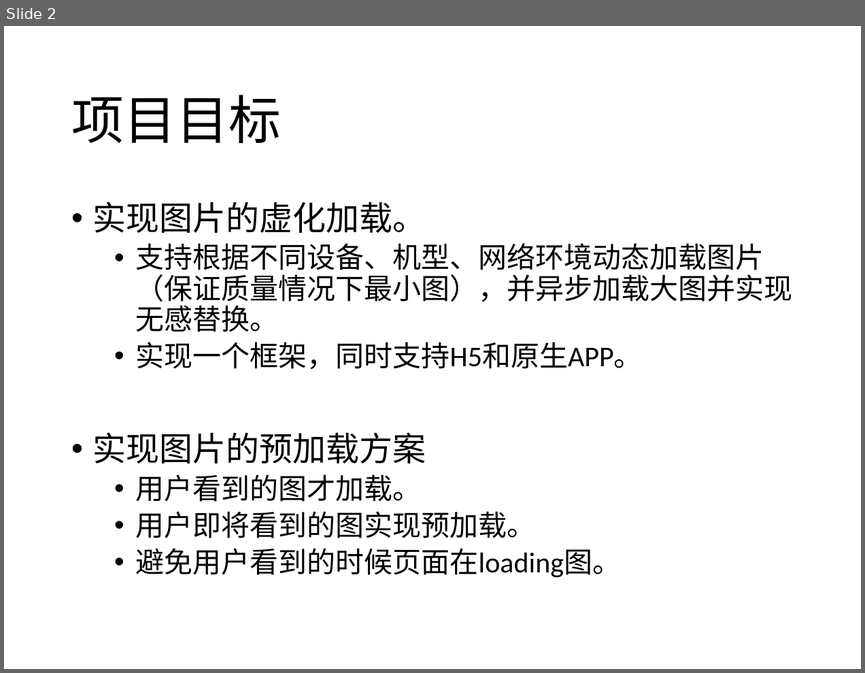
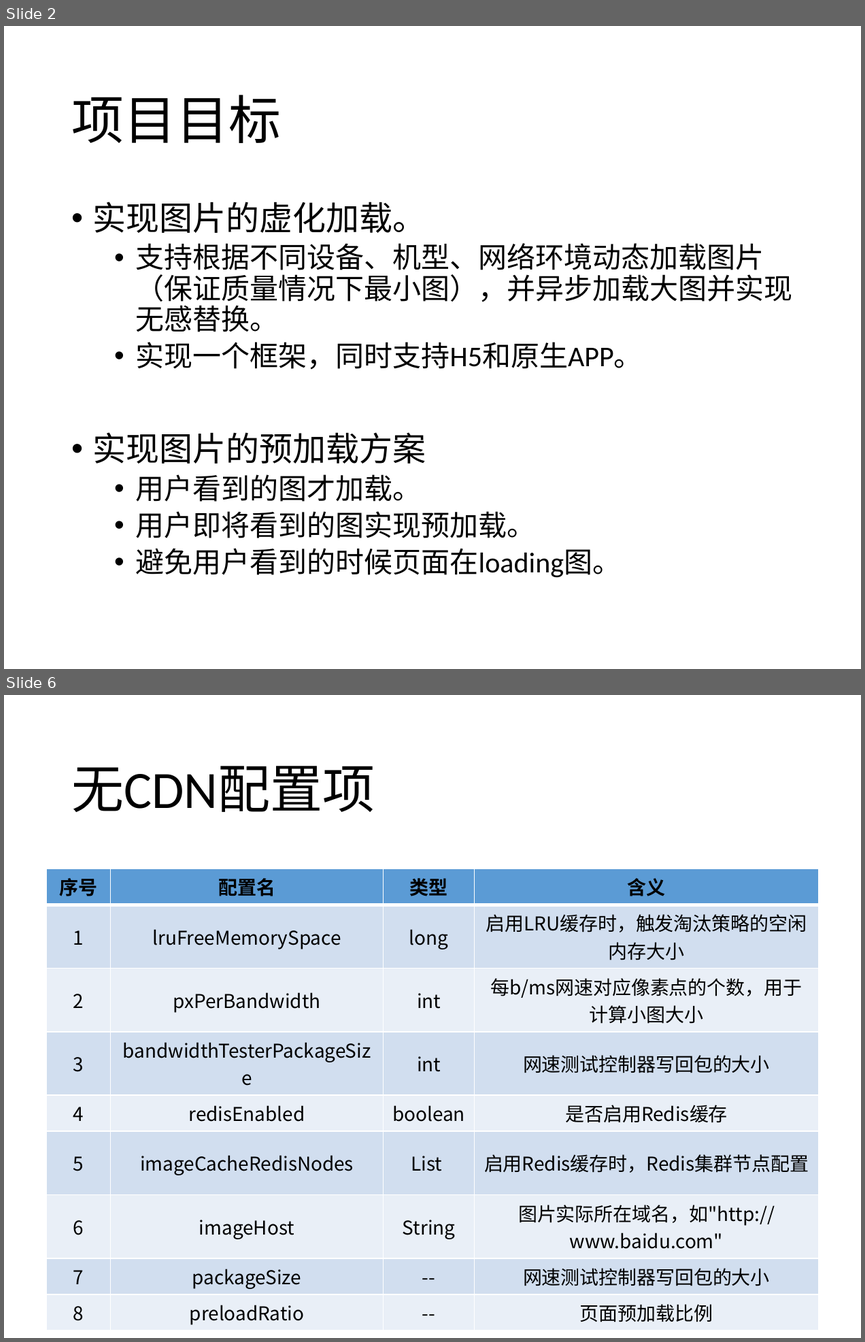
Before and after one commit to WMBao/ImageAccelerator, a slide deck: ImageAccelerator.pptx. Shown one above the other, each under a label of ours: slide 2 before the commit, slides 2 and 6 after it; the slides between them are not shown. The pictures are 865x673 and 865x1342 pixels, drawn with LibreOffice and Linux fonts; fonts in the diff are those of the drawing. Boxes give left, top, right and bottom in pixels: in the first picture for what was removed or moved away, otherwise in the second. Text is boxed around its words. In the diff, an @@ line names an element or a change of style, - is before the commit and + after.

```diff
--- a/ImageAccelerator.pptx
+++ b/ImageAccelerator.pptx
@@ slide 6 added at bbox=[4, 695, 861, 1338], background #FFFFFF @@
@@ title added at bbox=[71, 766, 375, 812], 44 pt, text #000000 @@
+无CDN配置项
@@ table added at bbox=[46, 869, 818, 1327], 9 rows, 4 columns @@
+序号 | 配置名 | 类型 | 含义
+1 | lruFreeMemorySpace | long | 启用LRU缓存时，触发淘汰策略的空闲内存大小
+2 | pxPerBandwidth | int | 每b/ms网速对应像素点的个数，用于计算小图大小
+3 | bandwidthTesterPackageSize | int | 网速测试控制器写回包的大小
+4 | redisEnabled | boolean | 是否启用Redis缓存
+5 | imageCacheRedisNodes | List | 启用Redis缓存时，Redis集群节点配置
+6 | imageHost | String | 图片实际所在域名，如"http://www.baidu.com"
+7 | packageSize | -- | 网速测试控制器写回包的大小
+8 | preloadRatio | -- | 页面预加载比例
```
Also in this commit, not shown: 2 slides changed, 8 other slides added, 3 slides removed.
